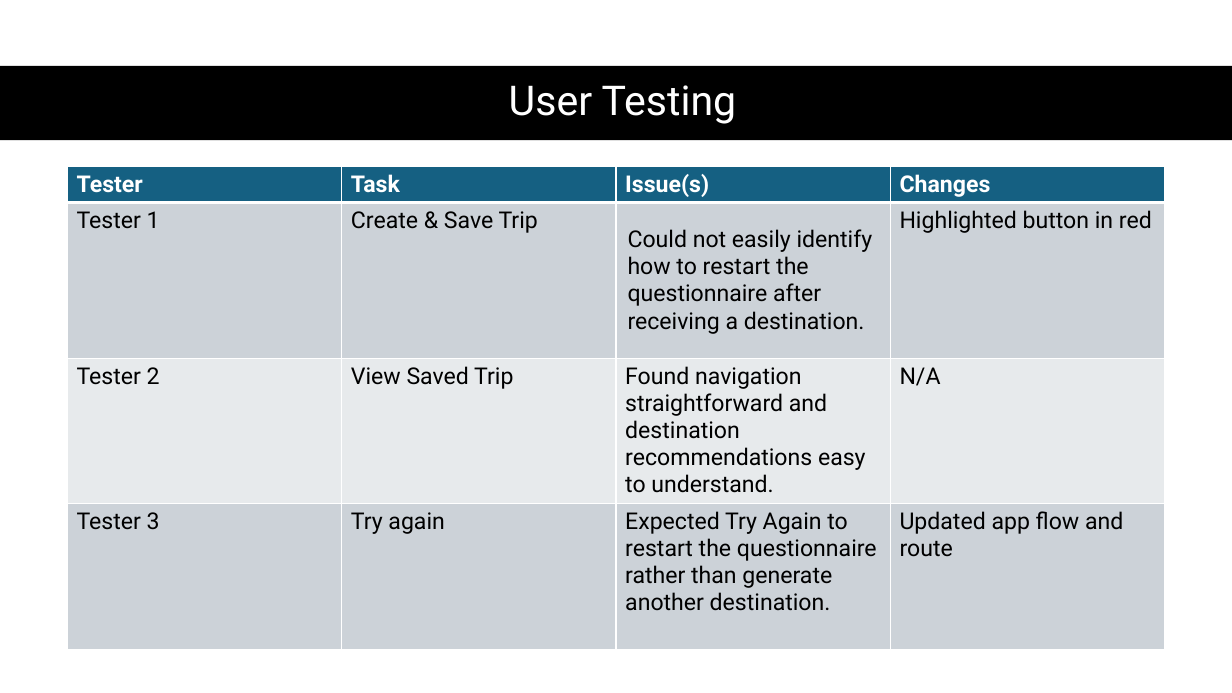
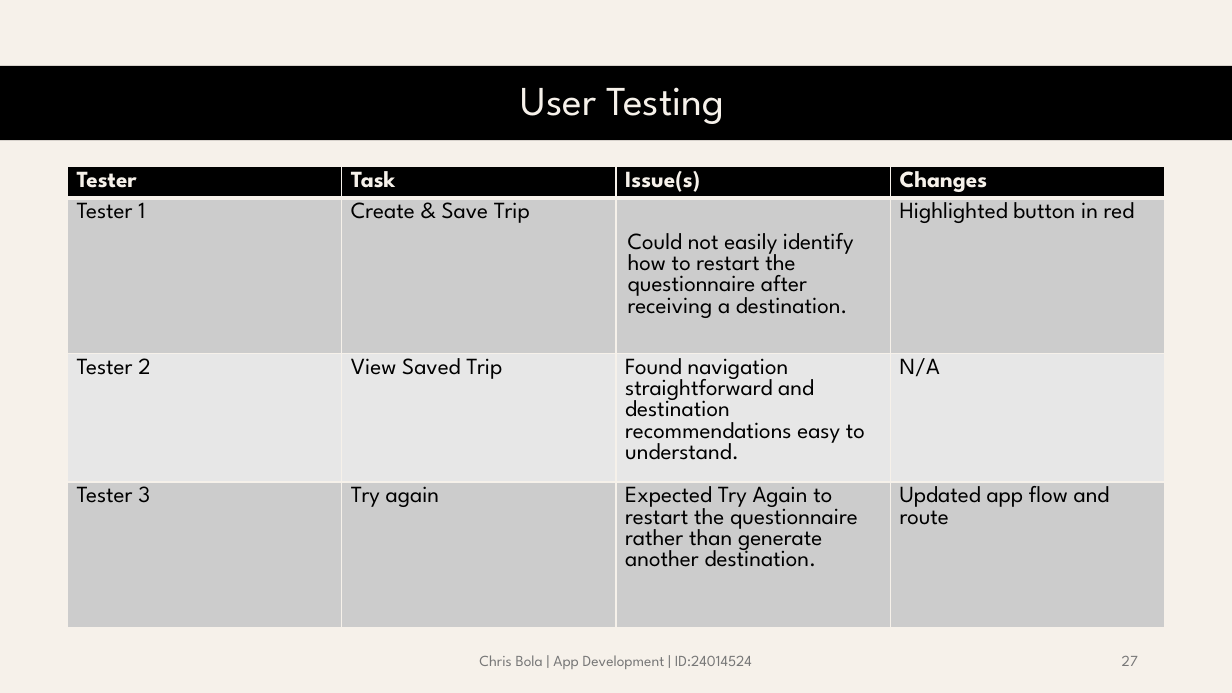
Before and after one commit to lghtson/ADS-2025, a slide deck: slide 27 of Holiday Planner.pptx (slide 29 before the commit). Drawn at 1232x693 pixels with LibreOffice and Linux fonts; fonts in the diff are those of the drawing. Boxes give left, top, right and bottom in pixels: in the first picture for what was removed or moved away, otherwise in the second. Text is boxed around its words. In the diff, an @@ line names an element or a change of style, - is before the commit and + after.

```diff
--- a/Holiday Planner.pptx
+++ b/Holiday Planner.pptx
@@ background #FFFFFF to #F6F1EA @@
@@ title "User Testing" at bbox=[521, 87, 724, 124]: font Roboto to League Spartan, text colour #FFFFFF to #F6F1EA @@
@@ table at bbox=[67, 166, 1165, 654] @@
@@ fill #156082 to #000000 in row 1 @@
@@ fill #CCD2D8 to #CCCCCC in 8 cells @@
@@ fill #E8EAED to #E7E7E7 in row 3 @@
@@ font Roboto to League Spartan @@
@@ text colour #FFFFFF to #F6F1EA in "Tester", "Task", "Issue(s)", "Changes" @@
@@ borders changed @@
@@ text added at bbox=[479, 655, 752, 669], 12 pt, text #797979 @@
+Chris Bola | App Development | ID:24014524
@@ page number added at bbox=[1122, 656, 1138, 666], 12 pt, text #797979 @@
+27
```
Also in this commit, not shown: 25 other slides changed, 4 slides added, 6 slides removed, 4 other files.
